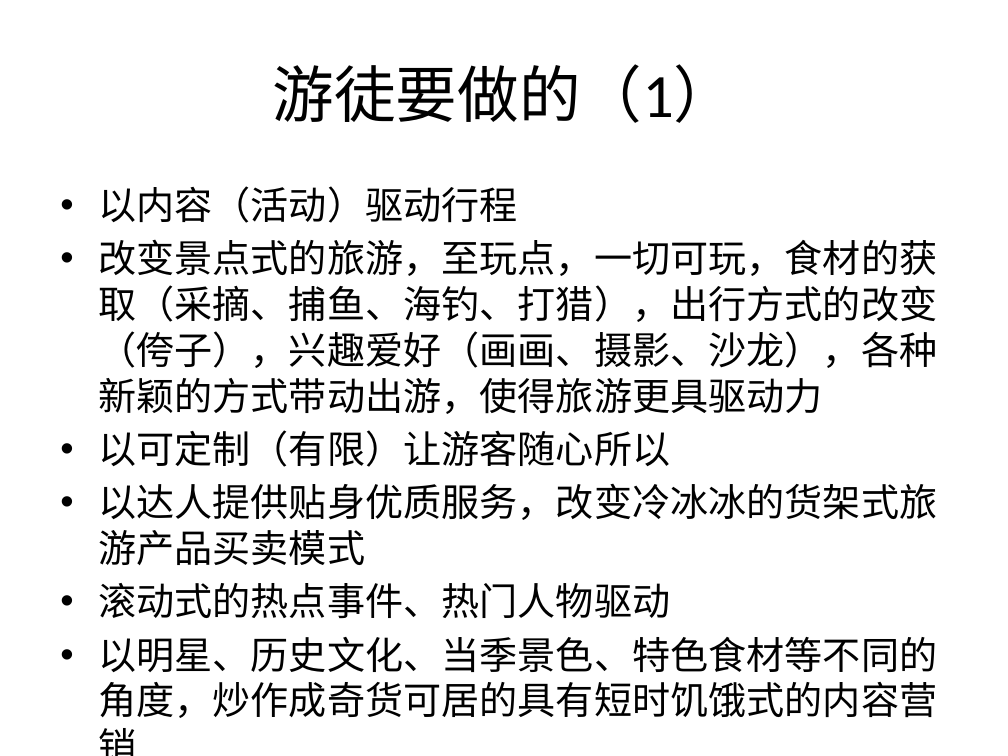
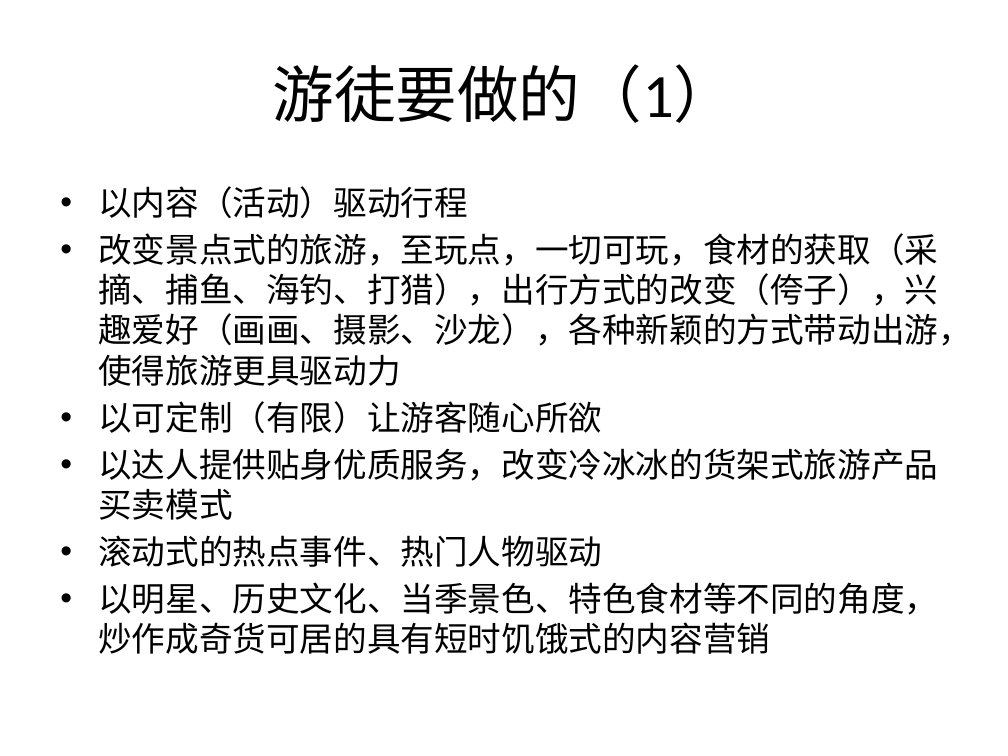
Before and after one commit to Yourtour/yt, a slide deck: slide 15 of yourtour/documents/business/YourTour BP 3.0-合作.pptx. Drawn at 1008x756 pixels with LibreOffice and Linux fonts; fonts in the diff are those of the drawing. Boxes give left, top, right and bottom in pixels: in the first picture for what was removed or moved away, otherwise in the second. Text is boxed around its words. In the diff, an @@ line names an element or a change of style, - is before the commit and + after.

```diff
--- a/yourtour/documents/business/YourTour BP 3.0-合作.pptx
+++ b/yourtour/documents/business/YourTour BP 3.0-合作.pptx
@@ text at (98, 186, 972, 654): size 27.2 to 24 pt @@
@@ text at (98, 401, 602, 433): text changed; size 27.2 to 24 pt @@
-• 以可定制（有限）让游客随心所以
+• 以可定制（有限）让游客随心所欲
```
Also in this commit, not shown: 3 other slides changed.
